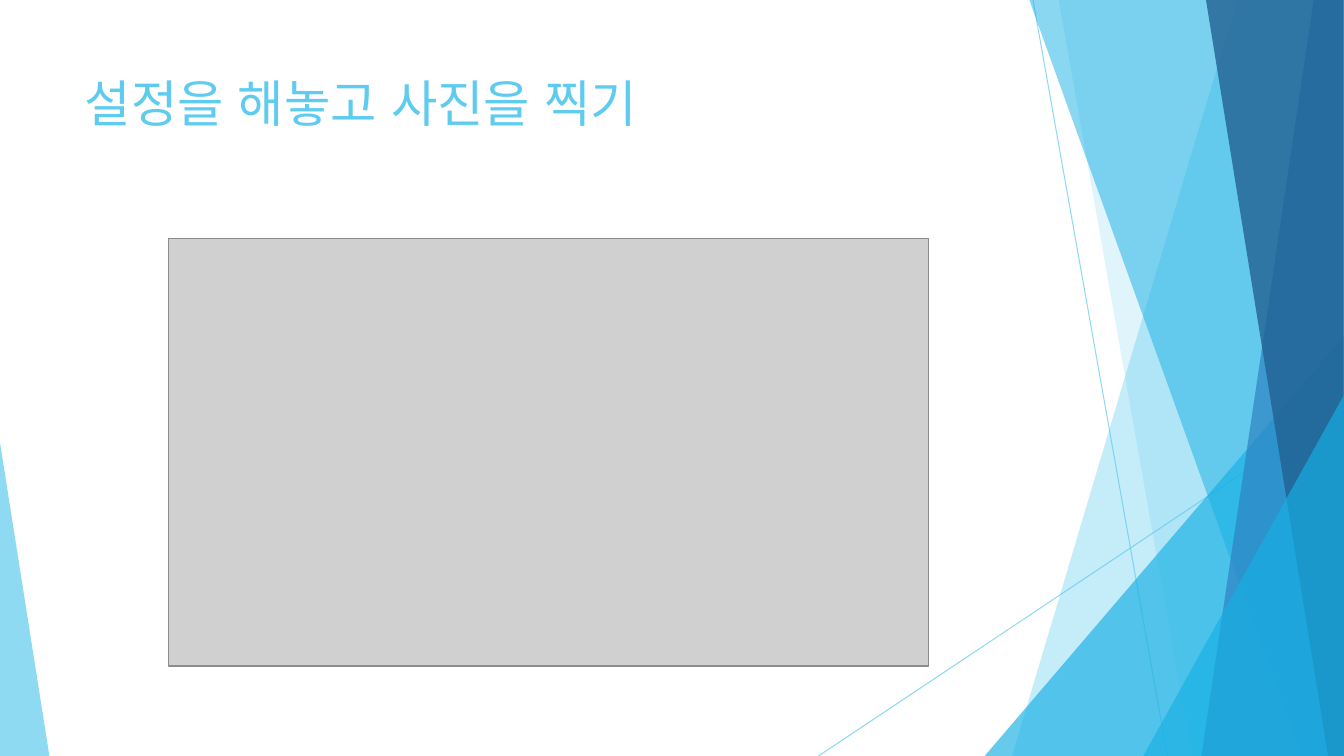
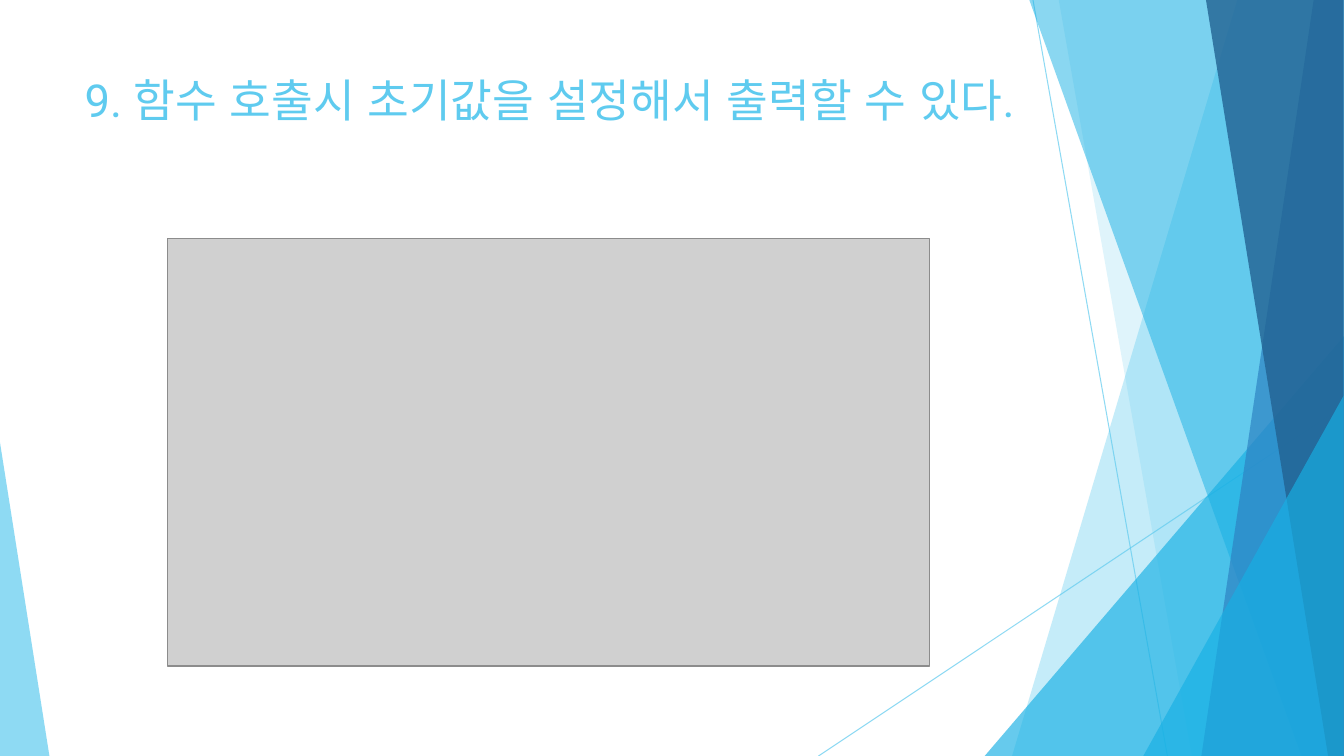
Before and after one commit to Meojong/php_201840136, a slide deck: slide 10 of 201840136_최현종_PHP_2주차.pptx (slide 4 before the commit). Drawn at 1344x756 pixels with LibreOffice and Linux fonts; fonts in the diff are those of the drawing; grey boxes stand for pictures. Boxes give left, top, right and bottom in pixels: in the first picture for what was removed or moved away, otherwise in the second. Text is boxed around its words. In the diff, an @@ line names an element or a change of style, - is before the commit and + after.

```diff
--- a/201840136_최현종_PHP_2주차.pptx
+++ b/201840136_최현종_PHP_2주차.pptx
@@ title at (x1=85, y1=79, x2=1014, y2=121): text changed; size 36 to 32.4 pt @@
-설정을 해놓고 사진을 찍기
+9. 함수 호출시 초기값을 설정해서 출력할 수 있다.
```
Also in this commit, not shown: 5 other slides changed, 6 slides added, 9 slides removed.
